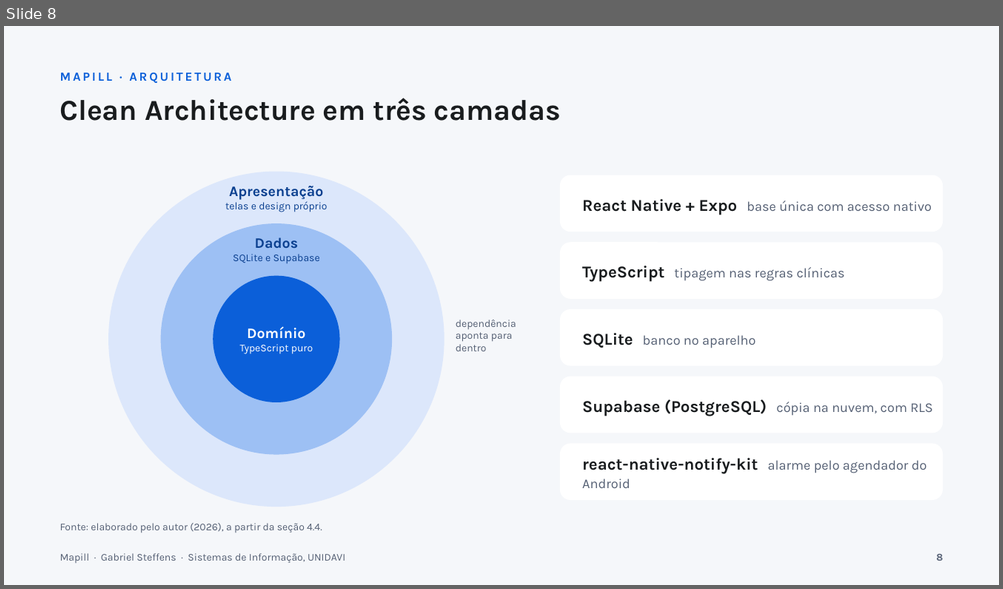
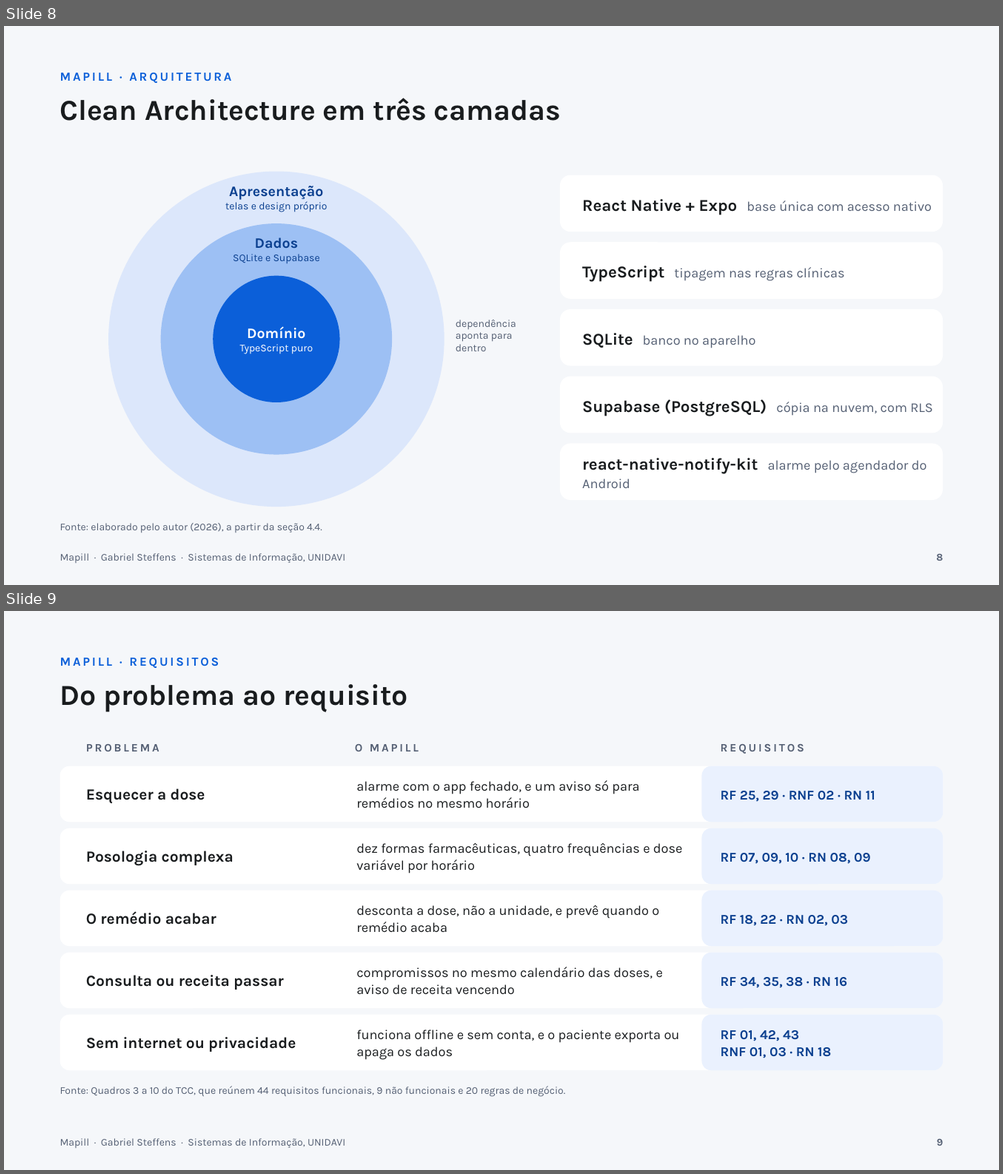
Before and after one commit to gabste8831/Mapill-Health-App, a slide deck: docs/tcc/apresentacao-mapill.pptx. Shown one above the other, each under a label of ours: slide 8 before the commit, slides 8 and 9 after it. The pictures are 1003x589 and 1003x1174 pixels, drawn with LibreOffice and Linux fonts; fonts in the diff are those of the drawing. Boxes give left, top, right and bottom in pixels: in the first picture for what was removed or moved away, otherwise in the second. Text is boxed around its words. In the diff, an @@ line names an element or a change of style, - is before the commit and + after.

Commit message:
docs(tcc): slide de requisitos organizado por problema, com RF, RNF e RN

```diff
--- a/docs/tcc/apresentacao-mapill.pptx
+++ b/docs/tcc/apresentacao-mapill.pptx
@@ slide 9 added at <box>4,611,999,1170</box>, background #F5F7FA @@
@@ text added at <box>60,658,219,668</box>, 12 pt, text #0B5FD9, bold @@
+MAPILL · REQUISITOS
@@ text added at <box>60,684,407,712</box>, 28 pt, text #191C1E, bold @@
+Do problema ao requisito
@@ text added at <box>86,744,159,752</box>, 11 pt, text #545F73, bold @@
+PROBLEMA
@@ text added at <box>355,744,418,752</box>, 11 pt, text #545F73, bold @@
+O MAPILL
@@ text added at <box>720,744,804,754</box>, 11 pt, text #545F73, bold @@
+REQUISITOS
@@ rounded rectangle added at <box>60,766,942,822</box>, fill #FFFFFF @@
@@ text added at <box>356,780,639,809</box>, 13 pt, text #191C1E @@
+alarme com o app fechado, e um aviso só para remédios no mesmo horário
@@ rounded rectangle added at <box>702,766,942,822</box>, fill #EAF1FE @@
@@ text added at <box>86,789,205,803</box>, 15 pt, text #191C1E, bold @@
+Esquecer a dose
@@ text added at <box>720,791,875,802</box>, 13 pt, text #0A3F8F, bold @@
+RF 25, 29 · RNF 02 · RN 11
@@ rounded rectangle added at <box>60,828,942,884</box>, fill #FFFFFF @@
@@ rounded rectangle added at <box>702,828,942,884</box>, fill #EAF1FE @@
@@ text added at <box>86,851,233,866</box>, 15 pt, text #191C1E, bold @@
+Posologia complexa
@@ text added at <box>356,843,683,874</box>, 13 pt, text #191C1E @@
+dez formas farmacêuticas, quatro frequências e dose variável por horário
@@ text added at <box>720,853,871,864</box>, 13 pt, text #0A3F8F, bold @@
+RF 07, 09, 10 · RN 08, 09
@@ rounded rectangle added at <box>60,891,942,947</box>, fill #FFFFFF @@
@@ rounded rectangle added at <box>702,891,942,947</box>, fill #EAF1FE @@
@@ text added at <box>86,911,216,925</box>, 15 pt, text #191C1E, bold @@
+O remédio acabar
@@ text added at <box>356,906,659,932</box>, 13 pt, text #191C1E @@
+desconta a dose, não a unidade, e prevê quando o remédio acaba
@@ text added at <box>720,915,848,926</box>, 13 pt, text #0A3F8F, bold @@
+RF 18, 22 · RN 02, 03
@@ rounded rectangle added at <box>60,953,942,1008</box>, fill #FFFFFF @@
@@ rounded rectangle added at <box>702,953,942,1008</box>, fill #EAF1FE @@
@@ text added at <box>86,975,284,990</box>, 15 pt, text #191C1E, bold @@
+Consulta ou receita passar
@@ text added at <box>356,967,663,995</box>, 13 pt, text #191C1E @@
+compromissos no mesmo calendário das doses, e aviso de receita vencendo
@@ text added at <box>720,977,848,988</box>, 13 pt, text #0A3F8F, bold @@
+RF 34, 35, 38 · RN 16
@@ rounded rectangle added at <box>60,1014,942,1071</box>, fill #FFFFFF @@
@@ text added at <box>356,1030,680,1060</box>, 13 pt, text #191C1E @@
+funciona offline e sem conta, e o paciente exporta ou apaga os dados
@@ rounded rectangle added at <box>702,1014,942,1071</box>, fill #EAF1FE @@
@@ text added at <box>720,1031,831,1059</box>, 13 pt, text #0A3F8F, bold @@
+RF 01, 42, 43
+RNF 01, 03 · RN 18
@@ text added at <box>86,1037,296,1052</box>, 15 pt, text #191C1E, bold @@
+Sem internet ou privacidade
@@ text added at <box>60,1086,566,1097</box>, 10 pt, text #545F73 @@
+Fonte: Quadros 3 a 10 do TCC, que reúnem 44 requisitos funcionais, 9 não funcionais e 20 regras de negócio.
@@ text added at <box>60,1139,345,1148</box>, 10 pt, text #545F73 @@
+Mapill · Gabriel Steffens · Sistemas de Informação, UNIDAVI
@@ text added at <box>936,1139,943,1146</box>, 10 pt, text #545F73, bold @@
+9
```
Also in this commit, not shown: 3 slides changed, 1 slide removed.
